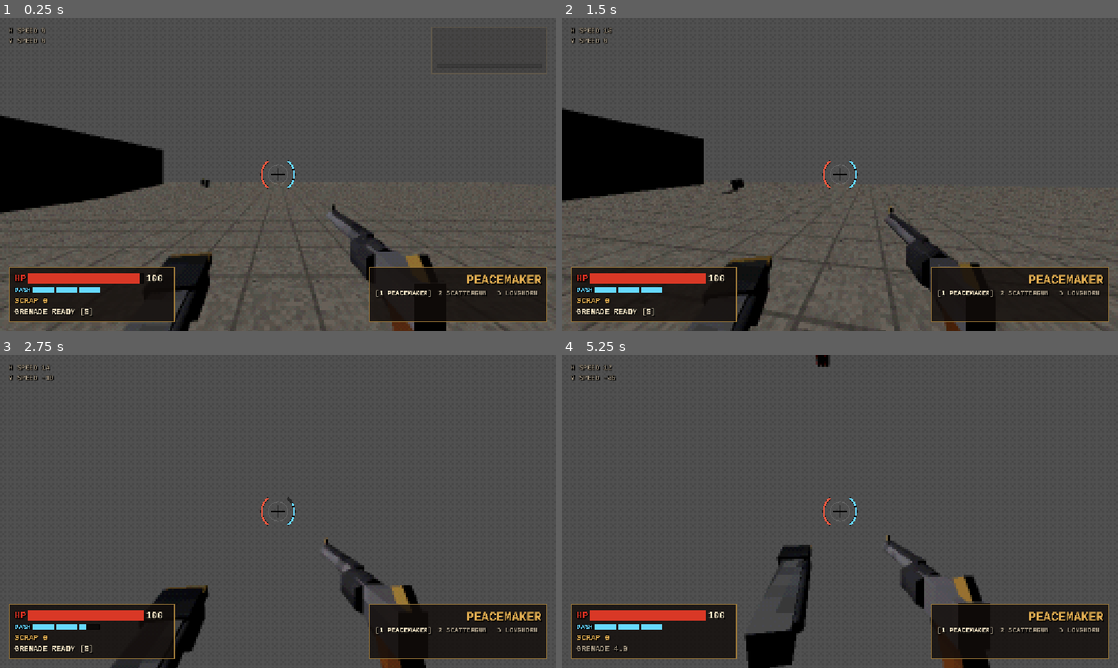
Above: before the commit, frames 1-4 (two rows, left to right).
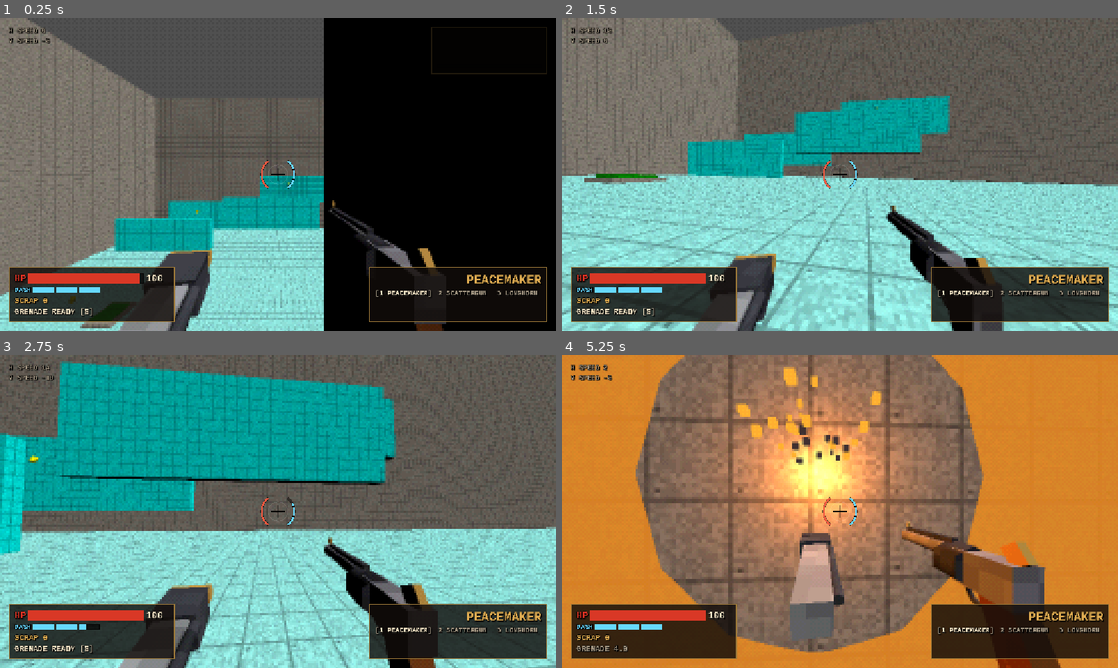
Above: after the commit, the same moments.

Repository: zenix2201-hash/Grapple-Man
Game: Godot game, scene res://Scenes/Testlevel.tscn
Same seed, same stepped clock (60 frames per second), same inputs: the game is played once before the commit and once after it. Before the commit the project starts from res://Scenes/Corridor.tscn.
Inputs (mouse positions are in pixels of both pictures, inside the frame that each line leads up to):
- Up to frame 1 (0.25 s): no input
- Up to frame 2 (1.5 s): move the mouse to (867, 174) at 0.52 s; hold Right mouse button (alt_fire) 0.53-1.28 s; hold W (move_up) from 0.53 s (still down); tap Space (jump) at 0.77 s; move the mouse to (812, 174) at 1.27 s; tap Ctrl (crouch) at 1.35 s
- Up to frame 3 (2.75 s): keep holding W (move_up); tap Space (jump) at 1.52 s; move the mouse to (289, 505) at 2.02 s; tap E (dash) at 2.1 s
- Up to frame 4 (5.25 s): keep holding W (move_up); move the mouse to (834, 517) at 2.77 s; click (834, 517) at 2.85 s; tap Space (jump) at 3.02, 3.77, 4.52 s; move the mouse to (878, 514) at 3.52 s; hold Q (grapple) 3.53-4.28 s; move the mouse to (795, 508) at 4.27 s; tap R (grapple_pull) at 4.35 s; move the mouse to (845, 511) at 5.02 s; tap G (grenade) at 5.1 s

The runs differ from the first frame. In frame 1, 69% of the frame differs, in the area x 0-100%, y 0-100%; in frame 2, 62%; in frame 3, 63%; in frame 4, 88%.

Commit message:
lava

Diff:
--- a/Player/player.gd
+++ b/Player/player.gd
@@ -912,7 +912,3 @@
 		health += max_health - old_max
 	health = minf(health, max_health)
 	health_changed.emit(health, max_health)
-
-
-func _on_lava_body_entered(body: Node3D) -> void:
-	get_tree().reload_current_scene()
--- a/Scripts/lava.gd
+++ b/Scripts/lava.gd
@@ -1,11 +1,20 @@
 extends Area3D
 
-var rising_speed = 0.005
-# Called when the node enters the scene tree for the first time.
+@export var rising_speed: float = 2.0
+
+var _triggered: bool = false
+
 func _ready() -> void:
-	pass # Replace with function body.
+	collision_layer = 0
+	collision_mask = Layers.PLAYER
+	body_entered.connect(_on_body_entered)
+
+func _physics_process(delta: float) -> void:
+	global_position.y += rising_speed* delta
 
 
-# Called every frame. 'delta' is the elapsed time since the previous frame.
-func _process(delta: float) -> void:
-	global_position.y += rising_speed
+func _on_body_entered(body: Node3D) -> void:
+	if _triggered or not body is Player:
+		return
+		_triggered = true
+	get_tree().reload_current_scene.call_deferred()
--- a/project.godot
+++ b/project.godot
@@ -11,7 +11,7 @@
 [application]
 
 config/name="Cowboy Lasso"
-run/main_scene="uid://cr0i1obdfvlpe"
+run/main_scene="uid://cnuhu2uxvcdm6"
 config/features=PackedStringArray("4.7", "Forward Plus")
 
 [autoload]
